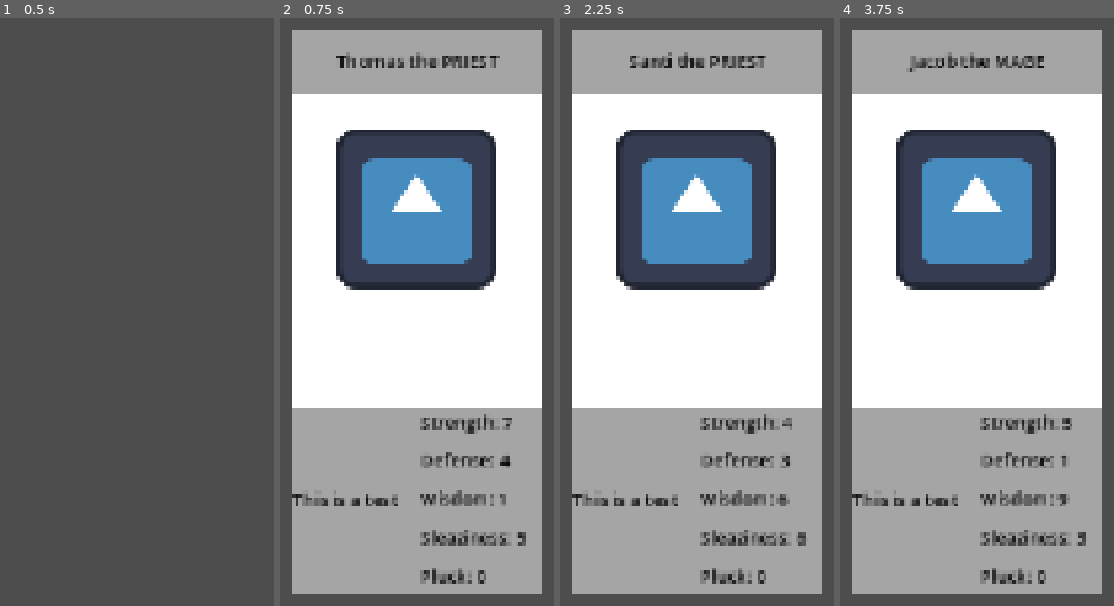
Above: before the commit, frames 1-4 (left to right).
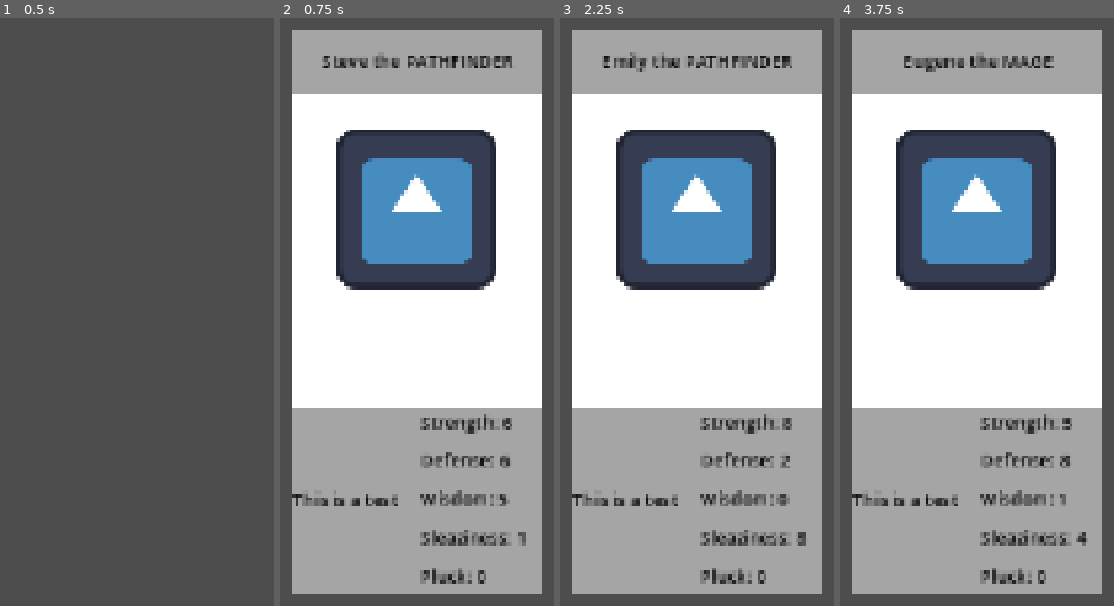
Above: after the commit, the same moments.

Repository: ActuallySanta/Fantasy-Guild-Manager
Game: Godot game, scene res://Scenes/main.tscn
Two runs of this game, one before a commit and one after it. Both use one fixed random seed, a clock stepped at 60 frames per second and the inputs below. The engine's default icon, where the game draws it, is replaced by a stand-in: a white triangle on a blue panel in a dark square.
Inputs:
- Up to frame 1 (0.5 s): no input
- Up to frame 2 (0.75 s): tap Enter at 0.5 s; hold Space (Spawn Card) from 0.53 s (still down)
- Up to frame 3 (2.25 s): release Space (Spawn Card) at 1.28 s; tap I at 1.35 s; tap Enter at 2 s; hold Space (Spawn Card) from 2.03 s (still down)
- Up to frame 4 (3.75 s): release Space (Spawn Card) at 2.78 s; tap I at 2.85 s; tap Enter at 3.5 s; hold Space (Spawn Card) from 3.53 s (still down)

Frame 1 is identical in both runs. In frame 2, 1.1% of the frame differs, in the area x 15-90%, y 5-90%; in frame 3, 1.1%, in the area x 15-85%, y 5-82%; in frame 4, 0.9%.

Commit message:
Added basic character container

Diff:
--- a/Scenes/main.tscn
+++ b/Scenes/main.tscn
@@ -1,8 +1,13 @@
 [gd_scene format=3 uid="uid://cbre2l6kj08ep"]
 
+[ext_resource type="Script" uid="uid://2a60tdtp51bo" path="res://Scripts/Character Generator/character_container.gd" id="1_bo1nx"]
 [ext_resource type="PackedScene" uid="uid://ca7d3fdaphs4v" path="res://Scenes/Characters/character_generator.tscn" id="1_jjgbg"]
 
 [node name="Main" type="Node2D" unique_id=418361766]
 
+[node name="Character Container" type="Node2D" parent="." unique_id=1174445194]
+position = Vector2(491, 366)
+script = ExtResource("1_bo1nx")
+
 [node name="Character Generator" parent="." unique_id=1008846978 instance=ExtResource("1_jjgbg")]
 position = Vector2(491, 366)
--- /dev/null
+++ b/Scripts/Character Generator/character_container.gd
@@ -0,0 +1,27 @@
+extends Node2D
+
+@export var max_characters:int = 5
+@export var active_characters:Array[GuildCharacter]
+
+
+
+func _ready() -> void:
+	for i in max_characters:
+		_generate_new_character()
+
+func _generate_new_character()->void:
+	if(active_characters.size()== max_characters):
+		return
+
+	var _new_char := GuildCharacter.new()
+	active_characters.append(_new_char)
+	print("NEW CHARACTER GENERATED: " + _new_char.name)
+	pass
+
+func _add_character_to_guild(_character : GuildCharacter) -> bool:
+	if(active_characters.size()== max_characters):
+		return false
+
+	active_characters.append(_character)
+	print(_character.name + " HAS JOINED THE GUILD")
+	return true
--- a/Scripts/Character Generator/character_resource.gd
+++ b/Scripts/Character Generator/character_resource.gd
@@ -30,6 +30,14 @@
 	SLEAZINESS,
 }
 
+enum CharacterStatus{
+	IDLE,
+	ON_QUEST,
+	TRAINING,
+	HEALING,
+	DEAD
+}
+
 var name: String
 var hometown: String
 var description: String
@@ -51,6 +59,7 @@
 
 var gender: CharacterGender
 
+var status:CharacterStatus
 
 #The constructor, called when the object is created
 func _init() -> void:
@@ -63,6 +72,7 @@
 	_generate_stat_spread(stats, total_points)
 
 	injury_level = InjuryLevel.HEALTHY
+	status = CharacterStatus.IDLE
 	pass
 
 
Not shown, added: Scripts/Character Generator/character_container.gd.uid
